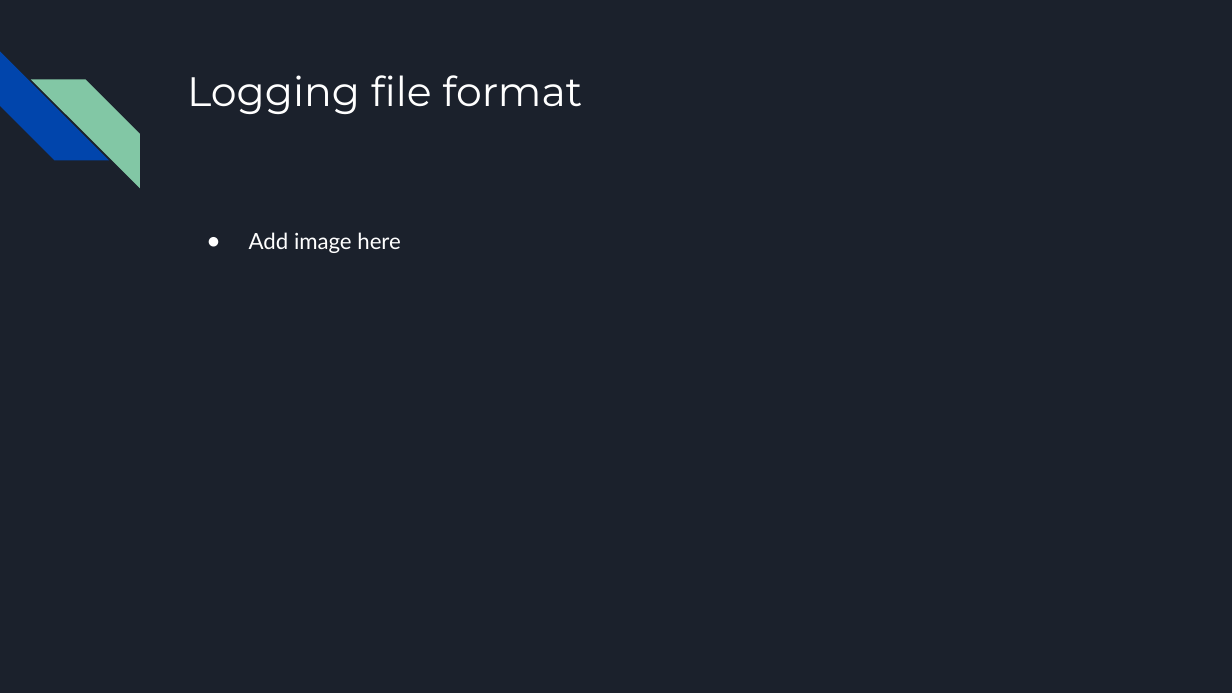
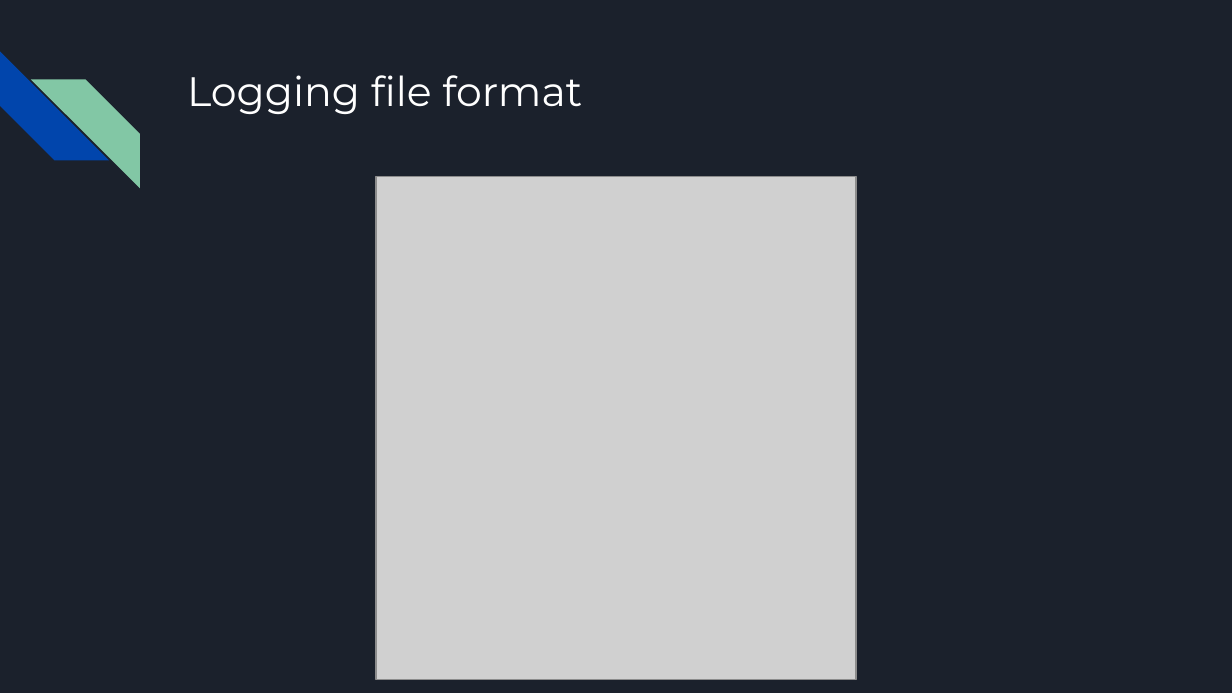
Before and after one commit to R3r3zzed/Comms-Project, a slide deck: slide 10 of Design/Comms Project Design.pptx. Drawn at 1232x693 pixels with LibreOffice and Linux fonts; fonts in the diff are those of the drawing; grey boxes stand for pictures. Boxes give left, top, right and bottom in pixels: in the first picture for what was removed or moved away, otherwise in the second. Text is boxed around its words. In the diff, an @@ line names an element or a change of style, - is before the commit and + after.

```diff
--- a/Design/Comms Project Design.pptx
+++ b/Design/Comms Project Design.pptx
@@ picture added at [376, 176, 855, 679] @@
@@ text removed at [249, 232, 400, 253] @@
-● Add image here
```
Also in this commit, not shown: 3 other slides changed, 1 slide added, 2 other files.
